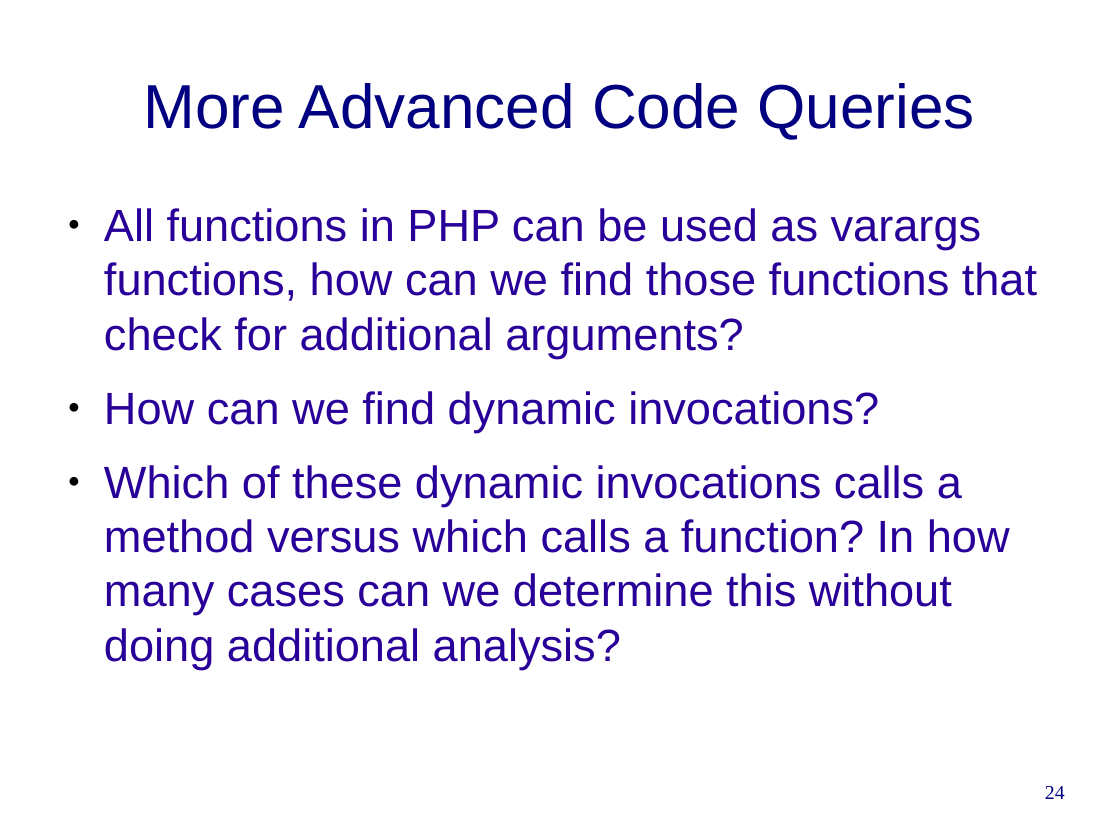
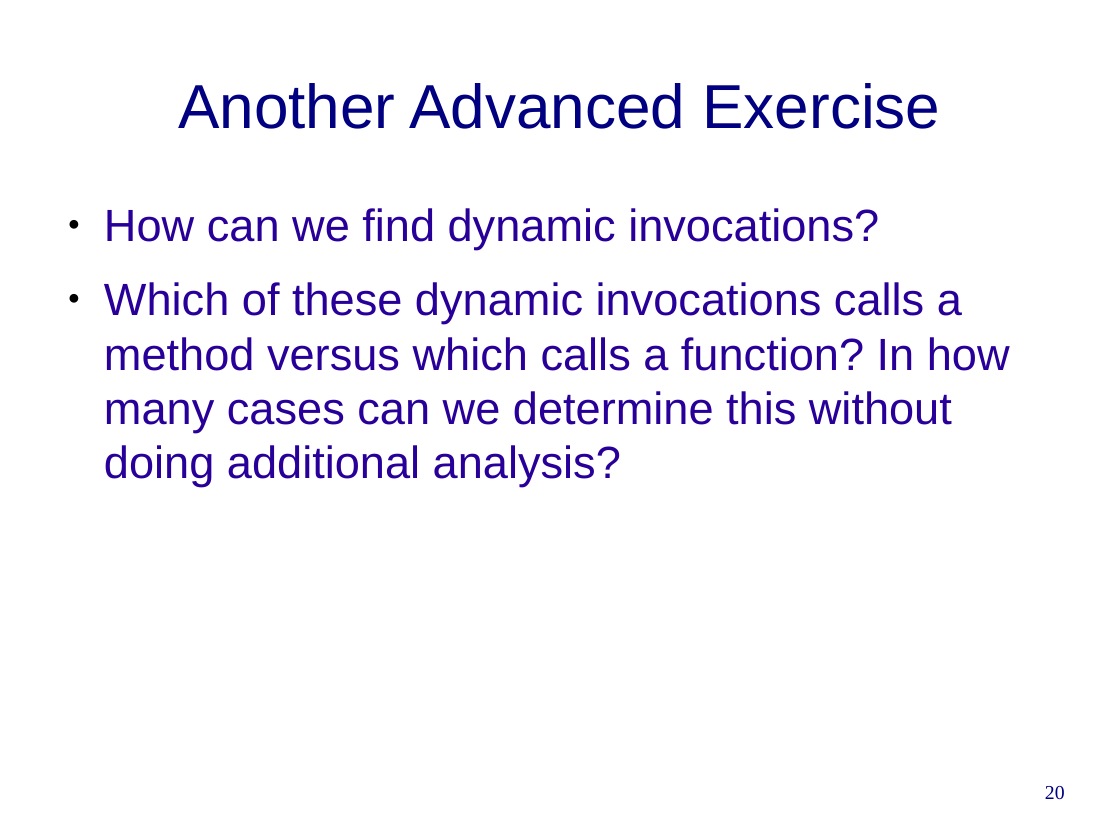
Before and after one commit to cwi-swat/rascal-course-pldi-2015, a slide deck: slide 20 of presentations/PHP-analysis.odp (slide 24 before the commit). Drawn at 1120x840 pixels with LibreOffice and Linux fonts; fonts in the diff are those of the drawing; background and template pictures are left out. Boxes give left, top, right and bottom in pixels: in the first picture for what was removed or moved away, otherwise in the second. Text is boxed around its words. In the diff, an @@ line names an element or a change of style, - is before the commit and + after.

Commit message:
Consolidation of material in presentation, removed an exercise

```diff
--- a/presentations/PHP-analysis.odp
+++ b/presentations/PHP-analysis.odp
@@ title at [178,83,941,129]: text changed @@
-More Advanced Code Queries
+Another Advanced Exercise
@@ text at [104,208,1037,358]: paragraph removed @@
-● All functions in PHP can be used as varargs functions, how can we find those functions that check for additional arguments?
@@ page number at [1045,786,1065,800]: text changed @@
-24
+20
```
Also in this commit, not shown: 9 other slides changed, 2 slides added, 6 slides removed, 2 other files.
